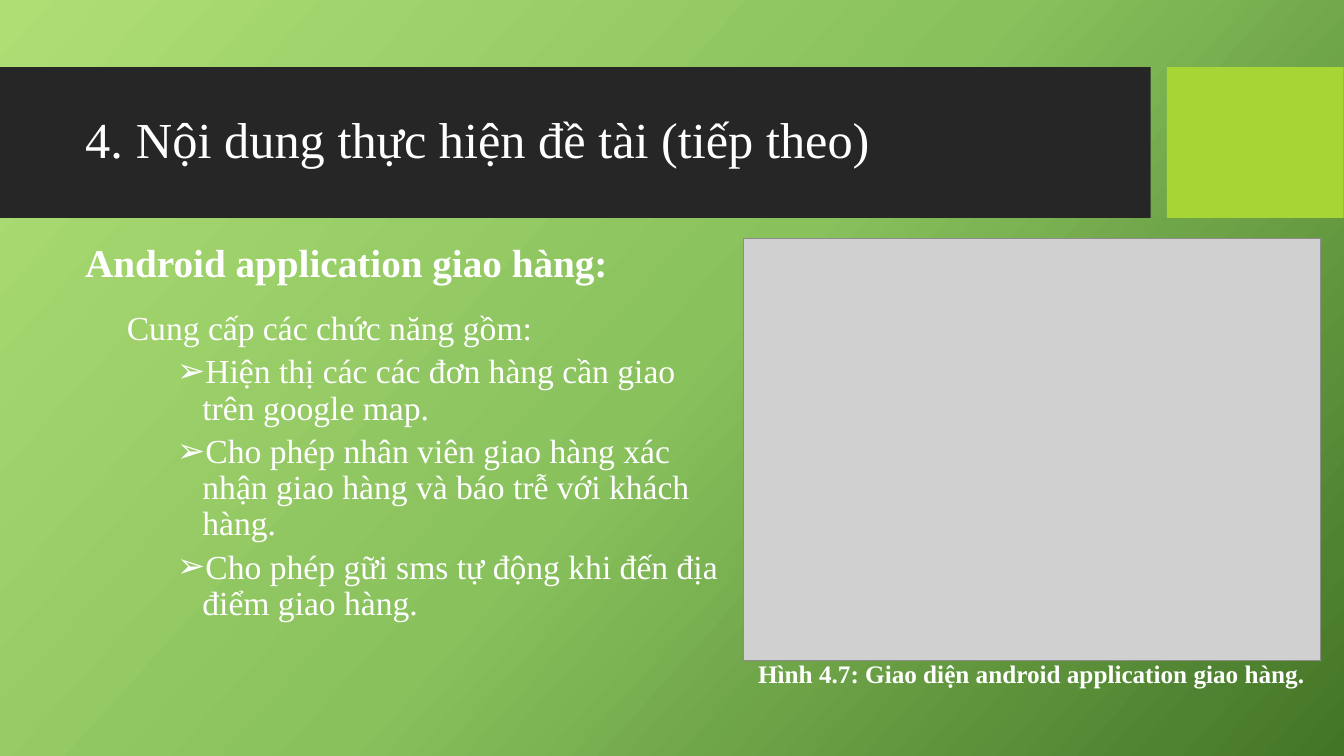
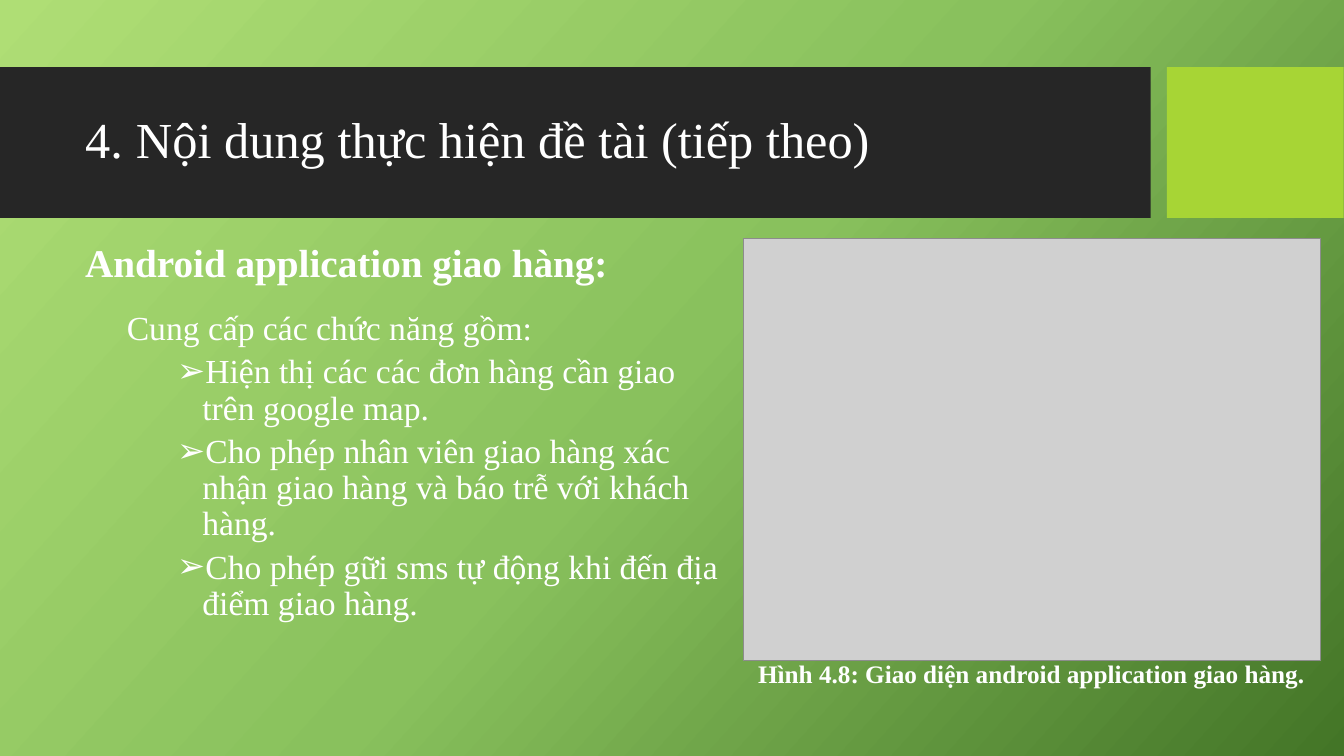
Before and after one commit to mrbadao/ordersys, a slide deck: slide 18 of 04_Documents/10520490_Khoa_Luan_Tot_Nghiep.pptx. Drawn at 1344x756 pixels with LibreOffice and Linux fonts; fonts in the diff are those of the drawing; grey boxes stand for pictures; background and template pictures are left out. Boxes give left, top, right and bottom in pixels: in the first picture for what was removed or moved away, otherwise in the second. Text is boxed around its words. In the diff, an @@ line names an element or a change of style, - is before the commit and + after.

```diff
--- a/04_Documents/10520490_Khoa_Luan_Tot_Nghiep.pptx
+++ b/04_Documents/10520490_Khoa_Luan_Tot_Nghiep.pptx
@@ text at box(758, 665, 1305, 689): text changed @@
-Hình 4.7: Giao diện android application giao hàng.
+Hình 4.8: Giao diện android application giao hàng.
```
Also in this commit, not shown: 2 other slides changed.
